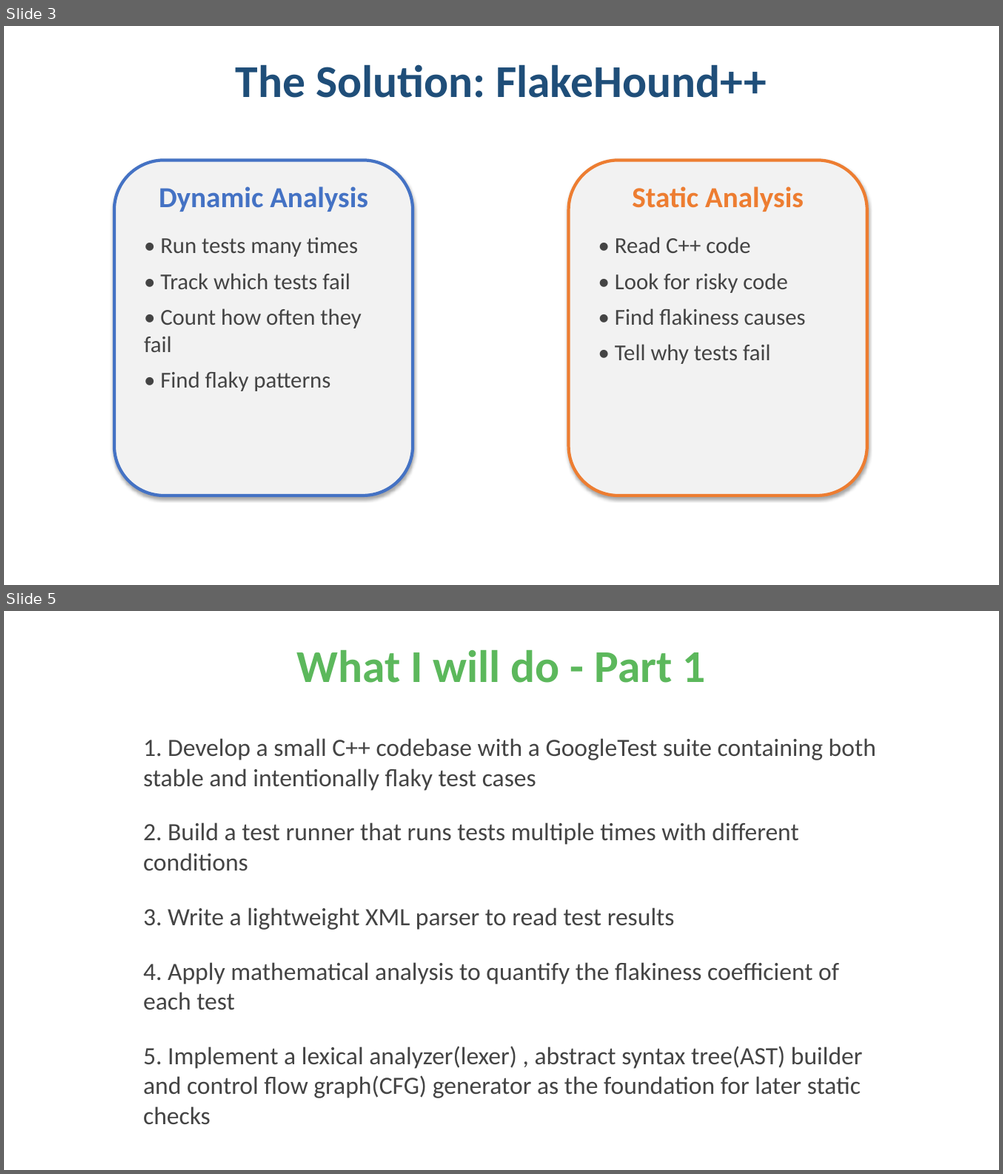
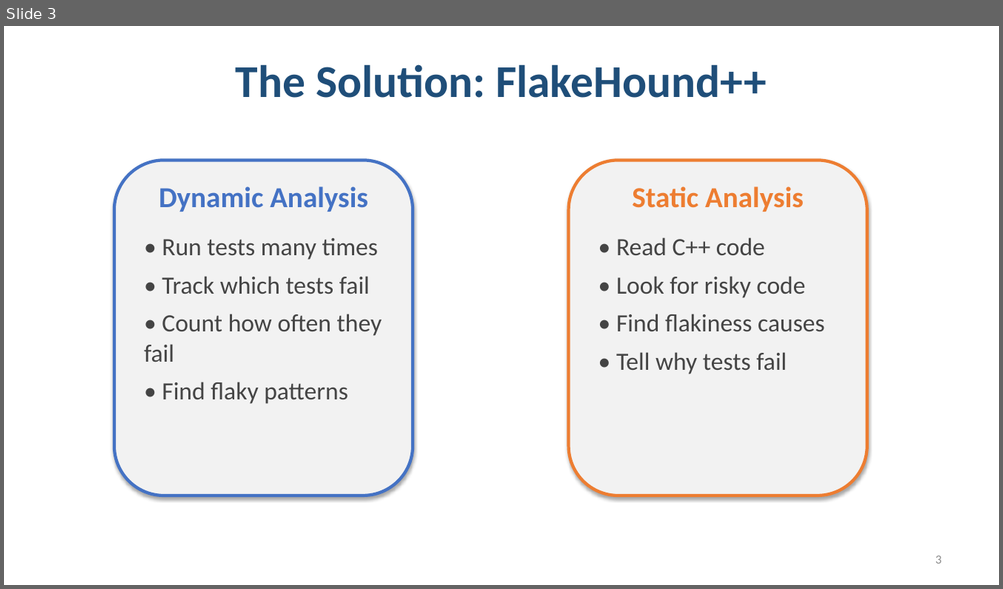
Before and after one commit to UniqueSwagger/FlakeHound-, a slide deck: FlakeHound_Presentation_Final.pptx. Shown one above the other, each under a label of ours: slides 3 and 5 before the commit, slide 3 after it; the slides between them are not shown. The pictures are 1003x1174 and 1003x589 pixels, drawn with LibreOffice and Linux fonts; fonts in the diff are those of the drawing. Boxes give left, top, right and bottom in pixels: in the first picture for what was removed or moved away, otherwise in the second. Text is boxed around its words. In the diff, an @@ line names an element or a change of style, - is before the commit and + after.

Commit message:
added xml parser

```diff
--- a/FlakeHound_Presentation_Final.pptx
+++ b/FlakeHound_Presentation_Final.pptx
@@ slide 5 removed at bbox=[4, 611, 999, 1170], background #FFFFFF @@
@@ text removed at bbox=[296, 650, 706, 683] @@
-What I will do - Part 1
@@ text removed at bbox=[143, 738, 876, 1125] @@
-1. Develop a small C++ codebase with a GoogleTest suite containing both stable and intentionally flaky test cases
-2. Build a test runner that runs tests multiple times with different conditions
-3. Write a lightweight XML parser to read test results
-4. Apply mathematical analysis to quantify the flakiness coefficient of each test
-5. Implement a lexical analyzer(lexer) , abstract syntax tree(AST) builder and control flow graph(CFG) generator as the foundation for later static checks
@@ slide 3 changed as well @@
@@ text "• Run tests many times" at bbox=[144, 238, 382, 404]: size 22 to 24 pt @@
@@ text "• Read C++ code" at bbox=[616, 238, 825, 375]: size 22 to 24 pt @@
@@ page number added at bbox=[935, 556, 941, 564], 12 pt, text #8C8C8C @@
+3
```
Also in this commit, not shown: 6 other slides changed, 3 slides added, 5 other slides removed, 8 other files.
